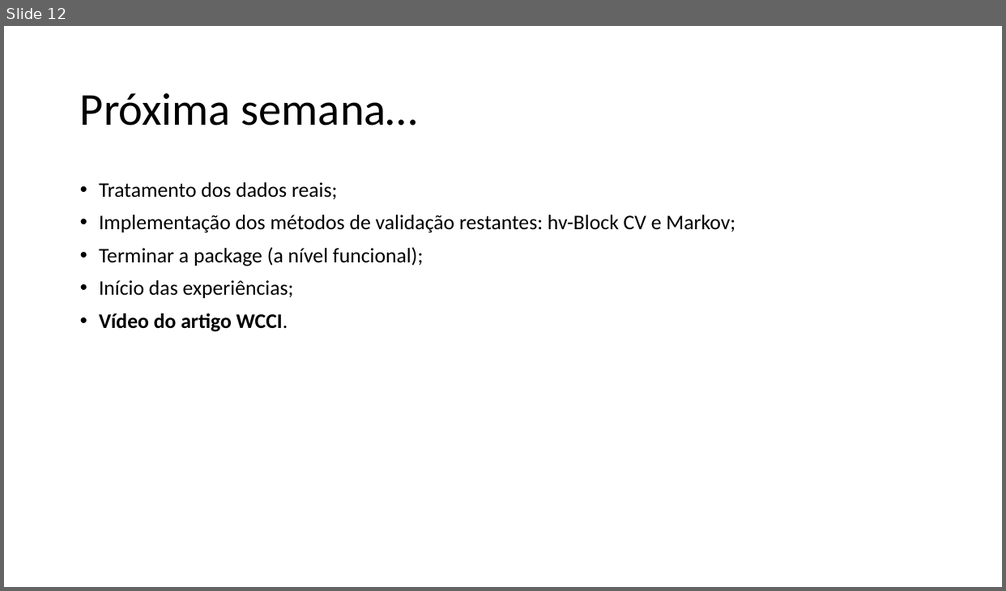
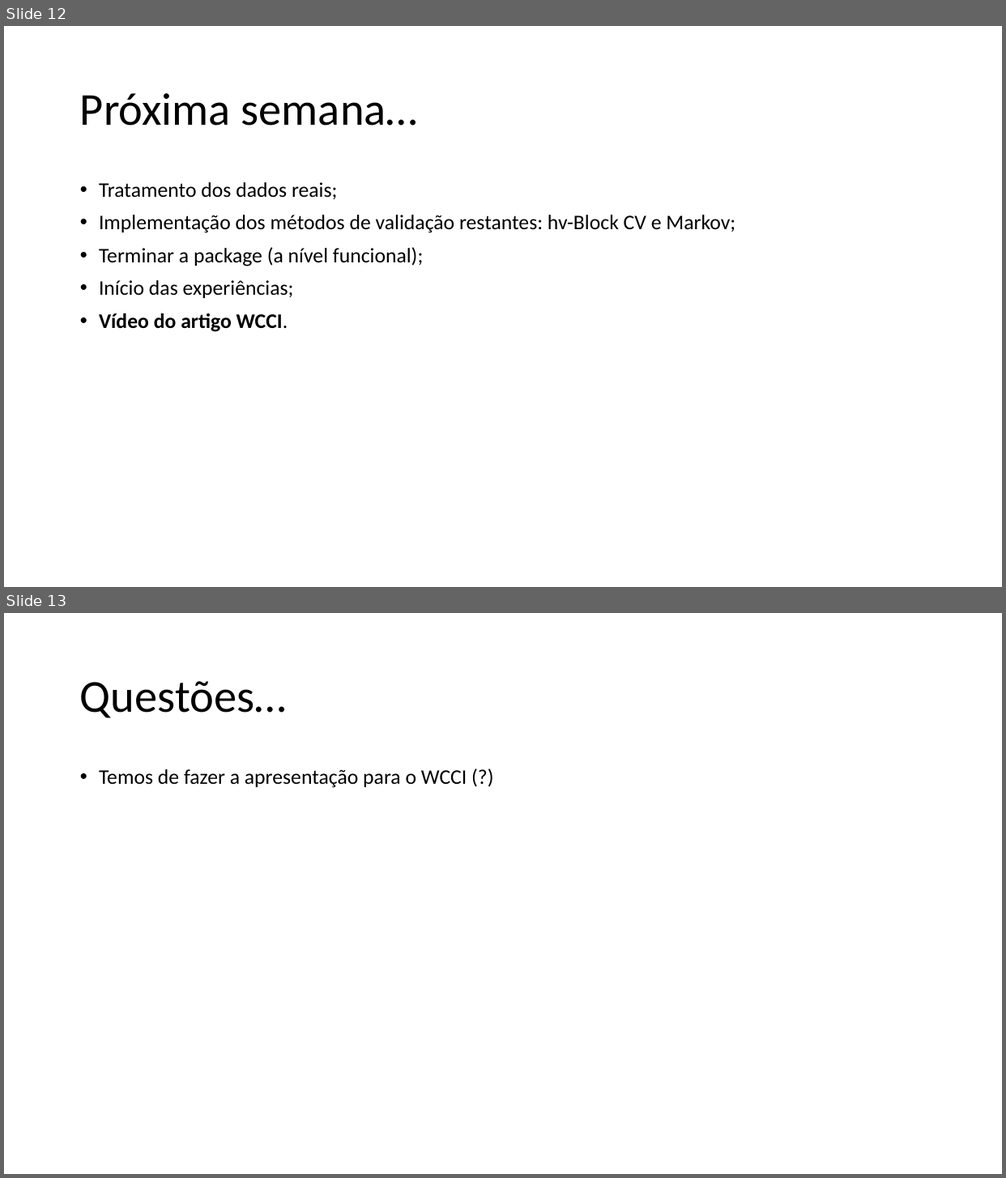
Before and after one commit to MiguelLoureiro98/timecave, a slide deck: papers/.ppt/TimeSeriesCV_03052024.pptx. Shown one above the other, each under a label of ours: slide 12 before the commit, slides 12 and 13 after it. The pictures are 1006x591 and 1006x1178 pixels, drawn with LibreOffice and Linux fonts; fonts in the diff are those of the drawing. Boxes give left, top, right and bottom in pixels: in the first picture for what was removed or moved away, otherwise in the second. Text is boxed around its words. In the diff, an @@ line names an element or a change of style, - is before the commit and + after.

Commit message:
.ppt reuniao da ultima sexta

```diff
--- a/papers/.ppt/TimeSeriesCV_03052024.pptx
+++ b/papers/.ppt/TimeSeriesCV_03052024.pptx
@@ slide 13 added at bbox=[4, 613, 1002, 1174], background #FFFFFF @@
@@ title added at bbox=[80, 681, 286, 718], 44 pt, text #000000 @@
+Questões…
@@ text added at bbox=[99, 769, 467, 788], 20 pt, text #000000 @@
+• Temos de fazer a apresentação para o WCCI (?)
```
